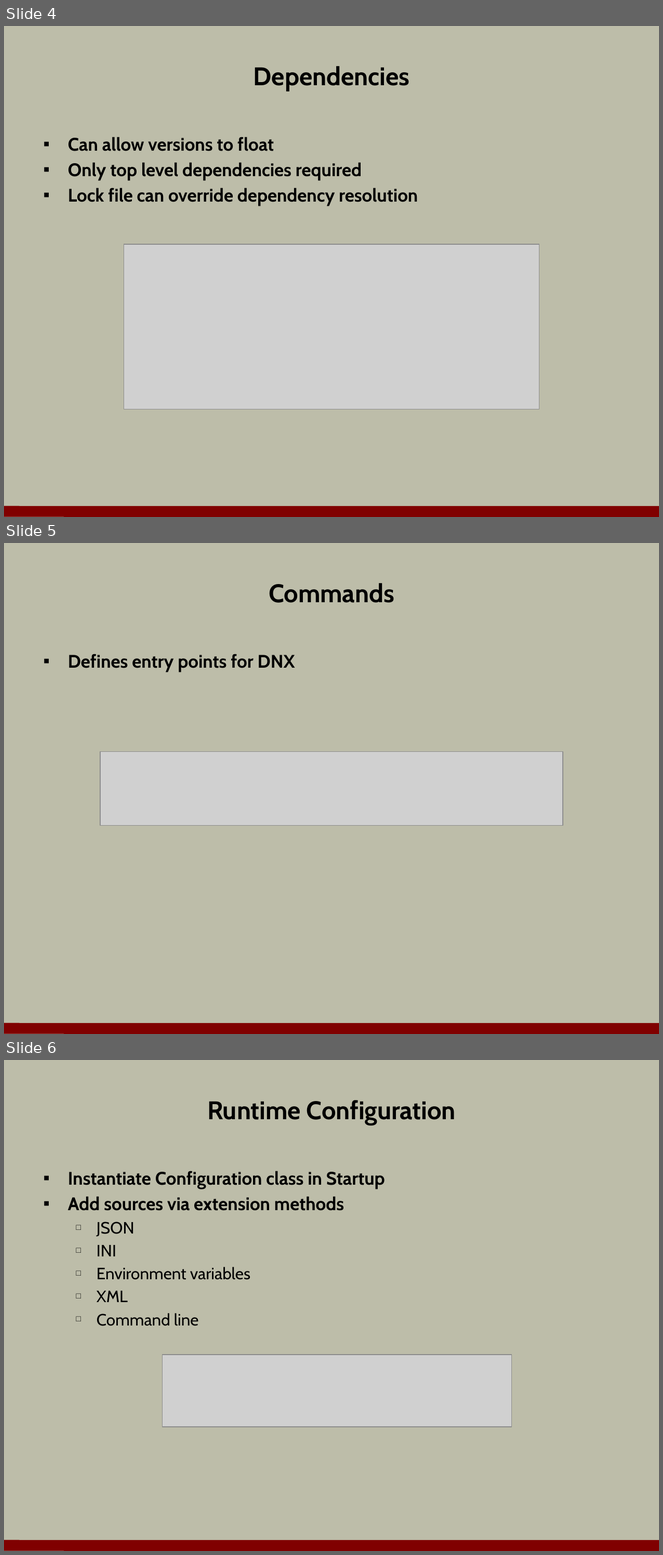
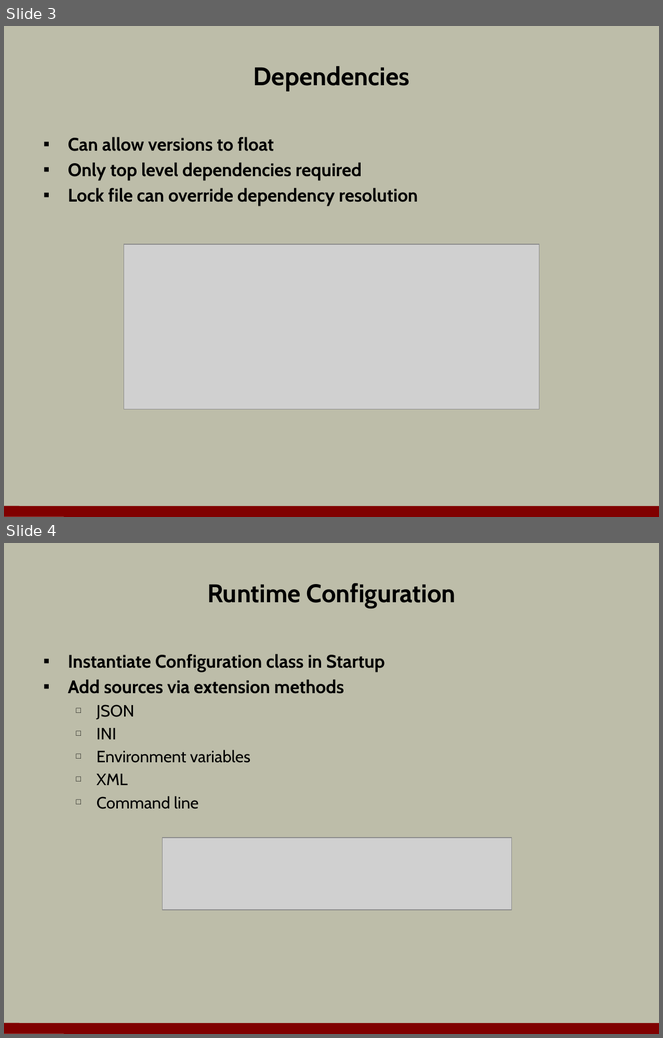
Before and after one commit to OdeToCode/classes, a slide deck: aspnet5/slides/03_Config_Services.pptx. Shown one above the other, each under a label of ours: slides 4, 5 and 6 before the commit, slides 3 and 4 after it. The pictures are 663x1555 and 663x1038 pixels, drawn with LibreOffice and Linux fonts; fonts in the diff are those of the drawing; grey boxes stand for pictures; background and template pictures are left out. Boxes give left, top, right and bottom in pixels: in the first picture for what was removed or moved away, otherwise in the second. Text is boxed around its words. In the diff, an @@ line names an element or a change of style, - is before the commit and + after.

```diff
--- a/aspnet5/slides/03_Config_Services.pptx
+++ b/aspnet5/slides/03_Config_Services.pptx
@@ slide 5 removed at box(4, 543, 659, 1034), background #BDBDA9; not listed: 1 template element that a slide beside it also shows @@
@@ title removed at box(269, 583, 395, 603) @@
-Commands
@@ text removed at box(68, 654, 295, 672) @@
-▪ Defines entry points for DNX
@@ picture removed at box(100, 752, 563, 825) @@
@@ what was slide 4 is now slide 3 @@
@@ what was slide 6 is now slide 4 @@
```
Also in this commit, not shown: 1 slide changed, 1 other slide removed, 2 other files.
